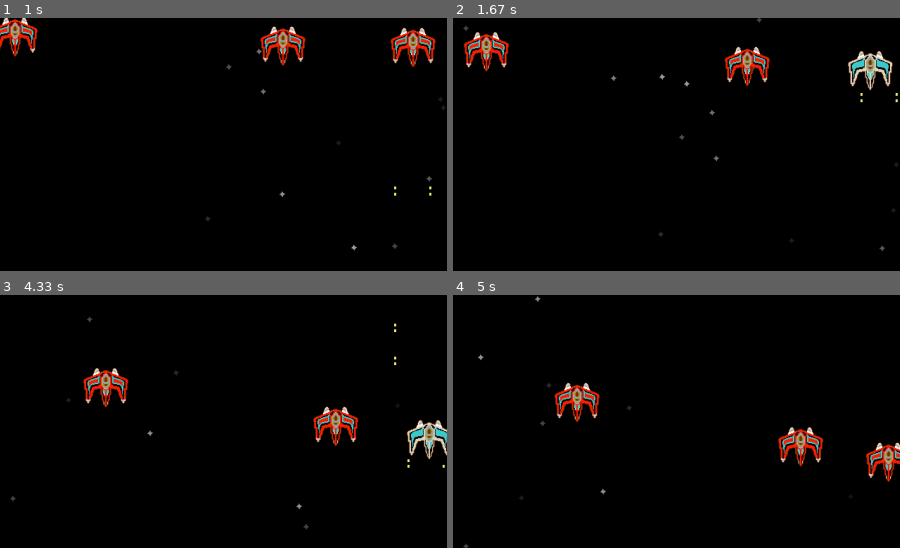
Above: before the commit, frames 1-4 (two rows, left to right).
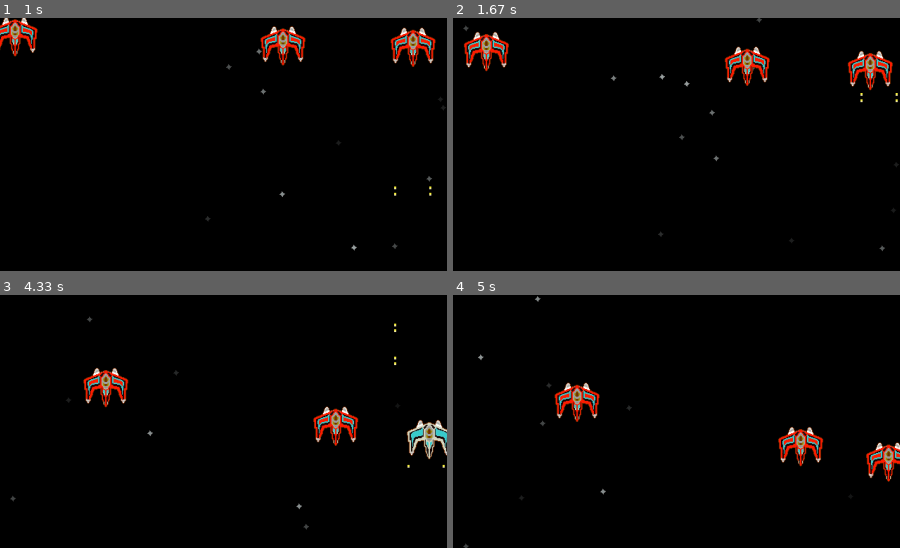
Above: after the commit, the same moments.

Repository: woelffer/gamedemo
Game: pygame game, started from pygamedemo.py
Two runs of this game, one before a commit and one after it. Both use one fixed random seed, a clock stepped at 60 frames per second and the inputs below.
Inputs:
- Up to frame 1 (1 s): tap Space at 0.33, 0.73 s; hold D from 0.67 s (still down)
- Up to frame 2 (1.67 s): tap Space at 1.03, 1.23, 1.57 s; release D at 1.13 s; hold W 1.17-1.47 s; hold D from 1.5 s (still down)
- Up to frame 3 (4.33 s): tap Space at 1.87, 2.07, 2.37, 2.63, 2.97, 3.27, 3.4, 3.8, 4.1 s; release D at 1.97 s; hold A 2-2.53 s; hold S 2.57-2.87 s; hold A 2.9-3.3 s; hold W 3.33-3.7 s; hold D from 3.73 s (still down)
- Up to frame 4 (5 s): release D at 4.37 s; hold S 4.4-4.77 s; tap Space at 4.47, 4.87 s; hold A from 4.8 s (still down)
The pictures show only the part of the screen within x 4-54%, y 6-56%; the shares and areas given below are measured in that part.

Frame 1 is identical in both runs. In frame 2, 0.5% of the frame differs, in the area x 88-99%, y 13-29%; in frame 3, less than 0.1%; in frame 4, nothing differs.

Commit message:
Updated destruction sound of enemies

Diff:
--- a/Bullet.py
+++ b/Bullet.py
@@ -16,4 +16,5 @@
         return self.bullet_img.get_rect(topleft =(self.pos_x, self.pos_y))
 
     def play_sound(self):
-        self.bullet_sound.play()
+        channel = pygame.mixer.Channel(2)
+        channel.play(self.bullet_sound)
--- a/Enemy.py
+++ b/Enemy.py
@@ -1,5 +1,6 @@
 import pygame
 import math
+from pygame import mixer
 
 class Enemy:
     def __init__(self, posx, posy):
@@ -11,6 +12,10 @@
         self.enemy_img = pygame.transform.rotate(self.enemy_img, 180)
         self.damaged = False
         self.damaged_time = 0 # Time when the enemy was last damaged
+        self.death_sound = mixer.Sound("audio/retro-explosion-2.wav")
+        self.death_sound.set_volume(0.6)
+        self.sound_played = False #Flag to track if the sound has been played
+
 
     def move_towards_player(self, player, dt):
         #Find direction vector (dx, dy) between enemy and player
@@ -55,5 +60,12 @@
     def is_alive(self):
         return self.health > 0
 
+    def play_sound(self):
+        channel = mixer.Channel(1)
+        if channel:
+            channel.play(self.death_sound)
+        else:
+            print("No Available Channels to play")
+
     def rect(self):
         return self.enemy_img.get_rect(topleft = (self.pos_x, self.pos_y))
--- a/pygamedemo.py
+++ b/pygamedemo.py
@@ -7,6 +7,11 @@
 import random
 from pygame import mixer
 
+#Initialize pygame
+pygame.init()
+
+#Starting the mixer
+mixer.init()
 
 #Initialize Player
 player_model = Player.Player()
@@ -28,10 +33,7 @@
 screen_width, screen_height = 1280, 720
 pygame.display.set_caption("Galaga Clone")
 
-pygame.init()
 
-#Starting the mixer
-mixer.init()
 
 screen = pygame.display.set_mode((screen_width, screen_height))
 clock = pygame.time.Clock()
@@ -122,24 +124,37 @@
     for bullet in bullets:
         bullet.move(dt)
 
+    # List to keep track of enemies to be removed
+    enemies_to_remove = set()
+    bullets_to_remove = set()
+
     # Check for bullet collisions with enemies
     for bullet in bullets:
         for enemy in enemies:
             if bullet.rect().colliderect(enemy.rect()):
                 enemy.take_dmg()
-                bullets.remove(bullet)  # Remove bullet after collision
+                bullets_to_remove.add(bullet)  # Remove bullet after collision
                 if not enemy.is_alive():
-                    enemies.remove(enemy)  # Remove enemy if health is zero
+
+                    enemies_to_remove.add(enemy)  # Remove enemy if health is zero
+
                 break  # Exit the inner loop to avoid modifying the list during iteration
+
+    # Remove marked enemies and bullets
+    for enemy in enemies_to_remove:
+        enemy.play_sound()
+        enemy.sound_played = True #Set flag to indicat the sound has been playedS
+        enemies.remove(enemy)
+    for bullet in bullets_to_remove:
+        bullets.remove(bullet)
+
 
     # Move and update enemies
     for enemy in enemies:
         enemy.move_towards_player(player_model, dt)
         enemy.update()
+        enemy.draw(screen)
 
-    # Draw game objects
-    for enemy in enemies:
-        enemy.draw(screen)
 
     screen.blit(player_model.player_img, (player_model.pos_x, player_model.pos_y))
 
Not shown, added: audio/retro-explosion-2.wav
Not shown, added: audio/retro-explosion.wav
